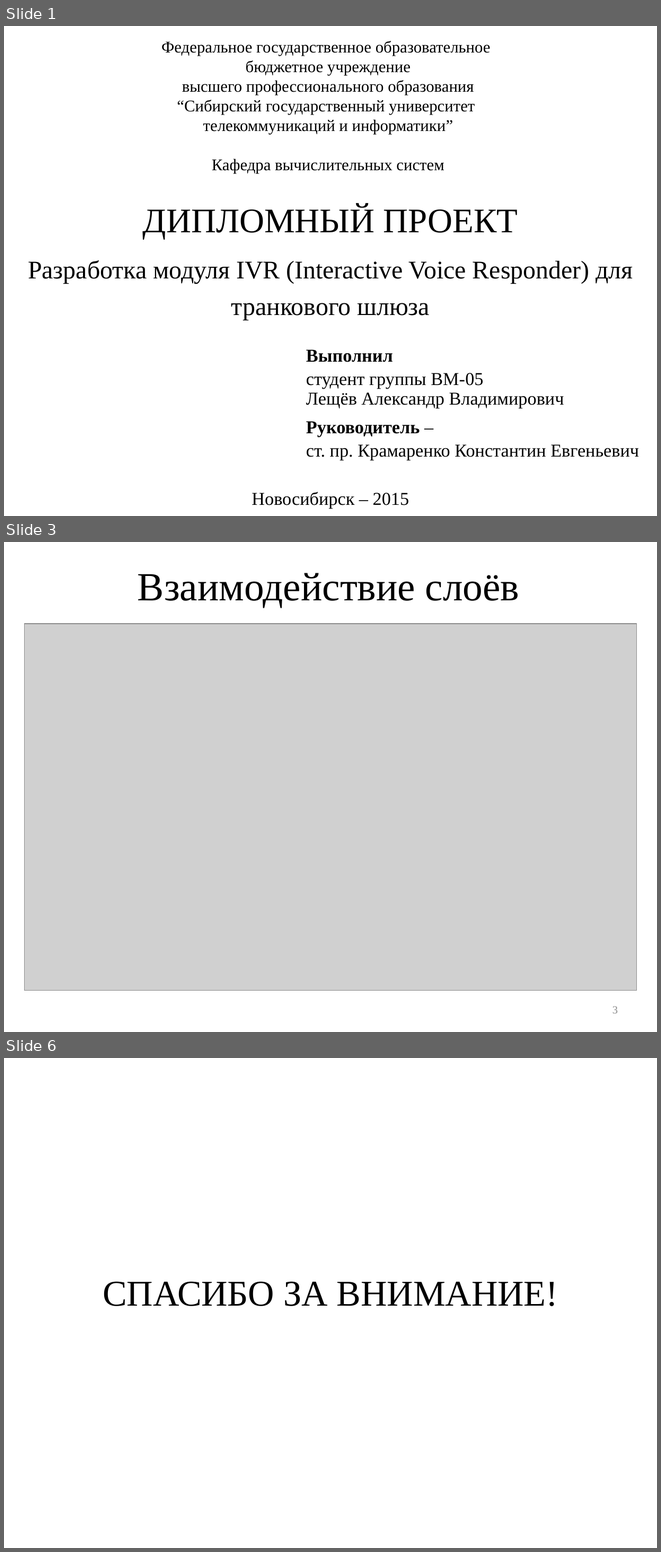
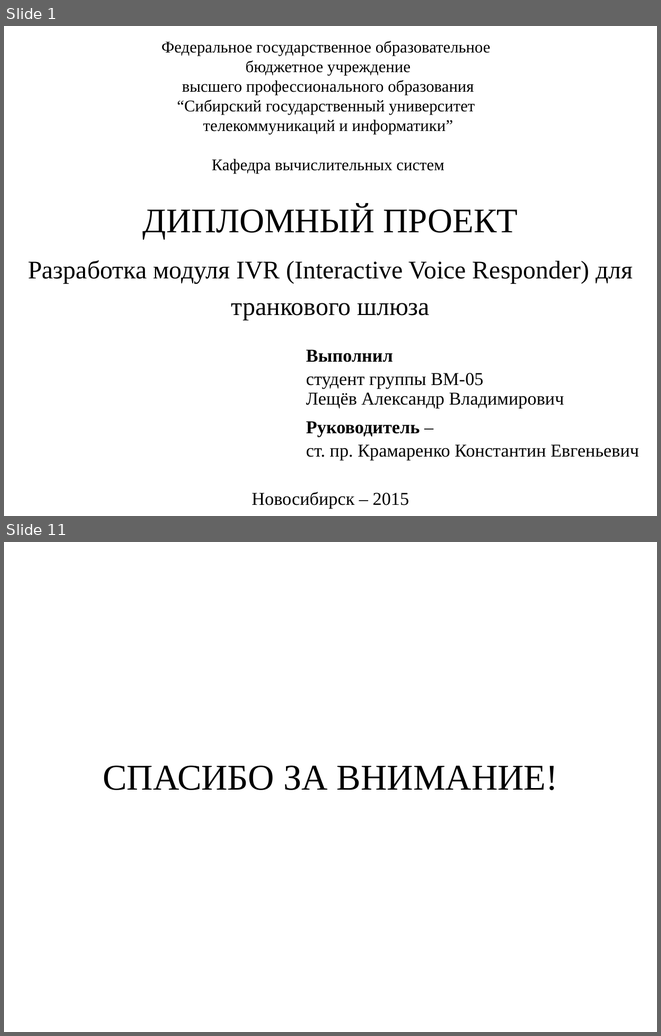
Before and after one commit to ALeschev/tunel, a slide deck: sibsutis/2015/dpl/diploma_submission/diploma_submission_pptx.pptx. Shown one above the other, each under a label of ours: slides 1, 3 and 6 before the commit, slides 1 and 11 after it; the slides between them are not shown. The pictures are 661x1552 and 661x1036 pixels, drawn with LibreOffice and Linux fonts; fonts in the diff are those of the drawing; grey boxes stand for pictures; background and template pictures are left out. Boxes give left, top, right and bottom in pixels: in the first picture for what was removed or moved away, otherwise in the second. Text is boxed around its words. In the diff, an @@ line names an element or a change of style, - is before the commit and + after.

```diff
--- a/sibsutis/2015/dpl/diploma_submission/diploma_submission_pptx.pptx
+++ b/sibsutis/2015/dpl/diploma_submission/diploma_submission_pptx.pptx
@@ slide 3 removed at [4, 542, 657, 1032], background #FFFFFF @@
@@ text removed at [138, 573, 520, 608] @@
-Взаимодействие слоёв
@@ picture removed at [24, 624, 637, 990] @@
@@ page number removed at [612, 1006, 618, 1013] @@
-3
@@ what was slide 6 is now slide 11 @@
```
Also in this commit, not shown: 2 slides changed, 7 slides added, 1 other slide removed, 24 other files.
